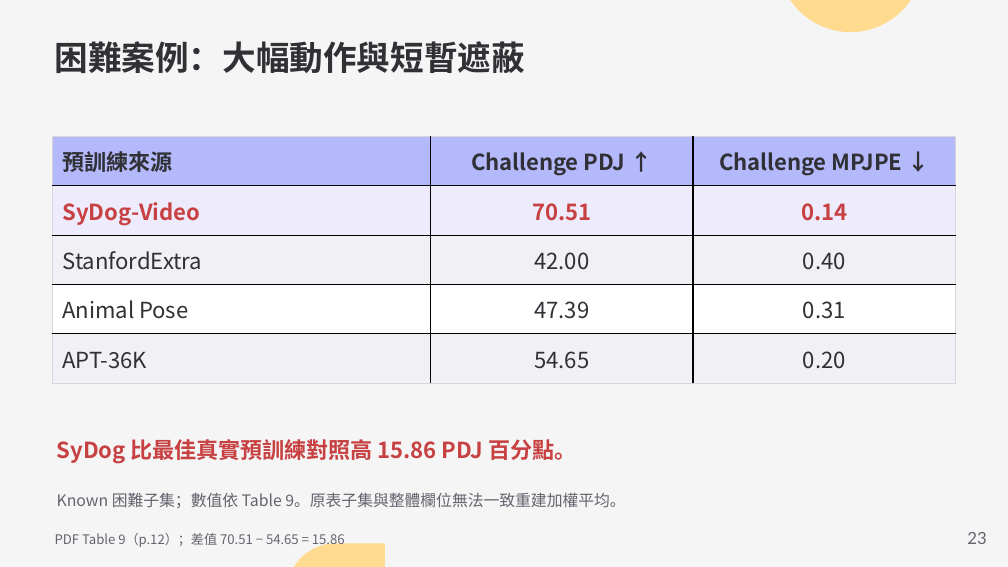
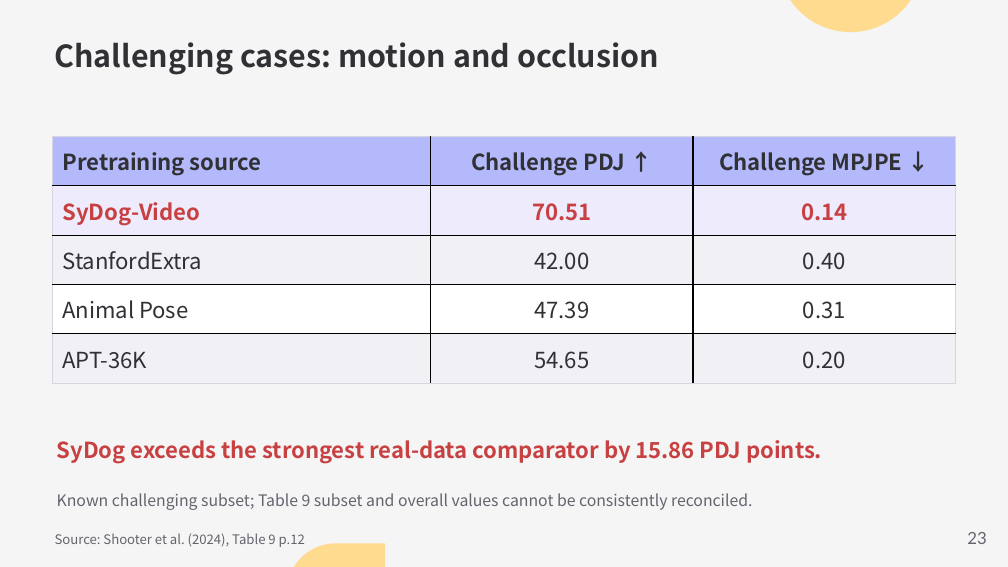
Before and after one commit to Funji713/presentation-design-pro, a slide deck: slide 23 of examples/sydog-video/SyDog-Video.pptx. Drawn at 1008x567 pixels with LibreOffice and Linux fonts; fonts in the diff are those of the drawing. Boxes give left, top, right and bottom in pixels: in the first picture for what was removed or moved away, otherwise in the second. Text is boxed around its words. In the diff, an @@ line names an element or a change of style, - is before the commit and + after.

```diff
--- a/examples/sydog-video/SyDog-Video.pptx
+++ b/examples/sydog-video/SyDog-Video.pptx
@@ text at (55,42,659,75): text changed; size 24 to 21.8 pt @@
-困難案例：大幅動作與短暫遮蔽
+Challenging cases: motion and occlusion
@@ table at (52,136,955,383) @@
-row 1, column 1: 預訓練來源
+row 1, column 1: Pretraining source
@@ text at (57,440,822,464): text changed @@
-SyDog 比最佳真實預訓練對照高 15.86 PDJ 百分點。
+SyDog exceeds the strongest real-data comparator by 15.86 PDJ points.
@@ text at (57,493,752,510): text changed @@
-Known 困難子集；數值依 Table 9。原表子集與整體欄位無法一致重建加權平均。
+Known challenging subset; Table 9 subset and overall values cannot be consistently reconciled.
@@ text at (55,533,305,547): text changed @@
-PDF Table 9（p.12）；差值 70.51 − 54.65 = 15.86
+Source: Shooter et al. (2024), Table 9 p.12
```
Also in this commit, not shown: 21 other slides changed, 9 slides added, 9 slides removed, 5 other files.
